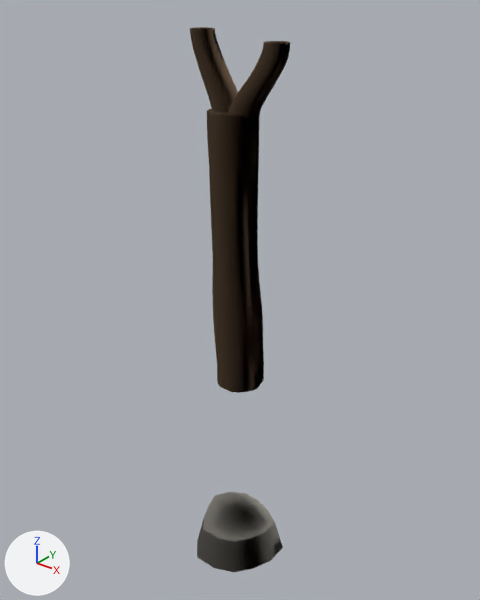
Renders of the glTF model assets/tower/approved-library/architecture/bagana-f2-3x10x3-v2.glb from each side of a commit.
Both versions are drawn from a 50 mm lens placed at (2.47, -3.05, 2.76), pointed at (-0.03, 0.08, 0.82). The lights are fixed; the arrows at lower left show +X, +Y and +Z. The picture after the commit comes second. Vertices at exactly the same position are counted once.

Objects in the first picture: 'bagana_stone', 'bagana_wood'.
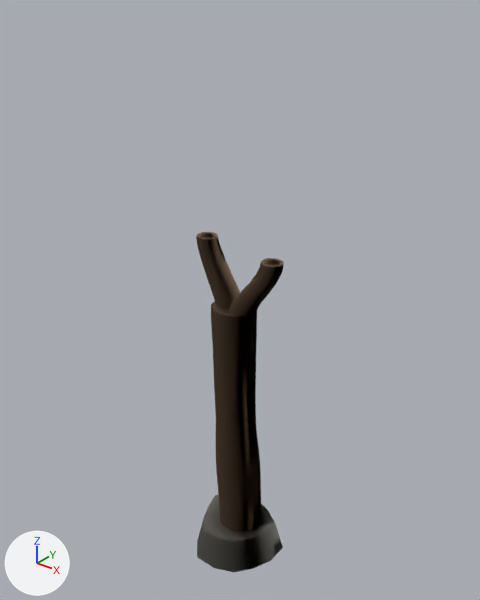
Location of each change, [x1, y1, x2, y2] in pixels of the pictures (480 x 600 px):
```json
{"object": "bagana_wood", "change": "moved", "before": [190, 27, 290, 393], "after": [196, 232, 284, 532]}
```

Edits to the scene script, one JSON object a line:
```json
{"block": "me_bagana_form_2_wood", "where": "# used by ob_bagana_wood; location = (0.0, 0.0, 0.0)"}
{"op": "remove", "block": "me_bagana_form_2_wood", "code": "me_bagana_form_2_wood.from_pydata(...)  # 976 vertices, 1936 faces; spans x -0.31..0.36, y -0.16..0.18, z 0.25..2.5"}
{"op": "add", "block": "me_bagana_form_2_wood", "code": "me_bagana_form_2_wood.from_pydata(...)  # 976 vertices, 1936 faces; spans x -0.31..0.36, y -0.16..0.18, z -1.0..1.25"}
{"block": "me_bagana_form_2_wood", "change": "me_bagana_form_2_wood part 1: the whole mesh is moved by (0.0, 0.0, -1.25)"}
```
